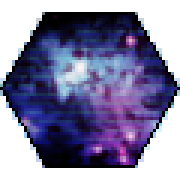
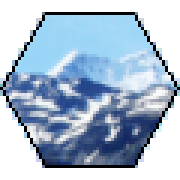
Layered file, before and after one edit (180x180). Changes by layer:
added group "mountain" with 2 layers above "farmland" over [left=3, top=15, right=177, bottom=165]
added layer "ice-berg-1358948-639x852.jpg copy" (soft light) in group "mountain" over [left=3, top=15, right=177, bottom=165]
added layer "ice-berg-1358948-639x852.jpg" in group "mountain" over [left=3, top=15, right=177, bottom=165]
added group "farmland" with 2 layers above "grass" over [left=3, top=15, right=177, bottom=165]
added layer "hawaiian-farmland-1566939-639x426.jpg copy" (soft light) in group "farmland" over [left=3, top=15, right=177, bottom=165]
added layer "hawaiian-farmland-1566939-639x426.jpg" in group "farmland" over [left=3, top=15, right=177, bottom=165]
added group "grass" with 3 layers above "desert" over [left=3, top=15, right=177, bottom=165]
added layer "grassland-1370763-639x638.jpg copy" (soft light, 65%) in group "grass" over [left=3, top=15, right=177, bottom=165]
added layer "grassland-1370763-639x638.jpg copy #1" (soft light, 33%) in group "grass" over [left=3, top=15, right=177, bottom=165]
added layer "grassland-1370763-639x638.jpg" in group "grass" over [left=3, top=15, right=177, bottom=165]
added group "desert" with 5 layers above "star" over [left=3, top=15, right=177, bottom=165]
added layer "desert-1540727-640x480.jpg copy" (soft light) in group "desert" over [left=3, top=15, right=177, bottom=165]
added layer "desert-1540727-640x480.jpg copy #2" (soft light, 37%) in group "desert" over [left=3, top=15, right=177, bottom=165]
added layer "desert-1540727-640x480.jpg copy #3" (color burn, 28%) in group "desert" over [left=3, top=15, right=177, bottom=165]
added layer "desert-1540727-640x480.jpg copy #1" in group "desert" over [left=3, top=15, right=177, bottom=165]
added layer "desert-1540727-640x480.jpg" in group "desert" over [left=3, top=15, right=177, bottom=165]
